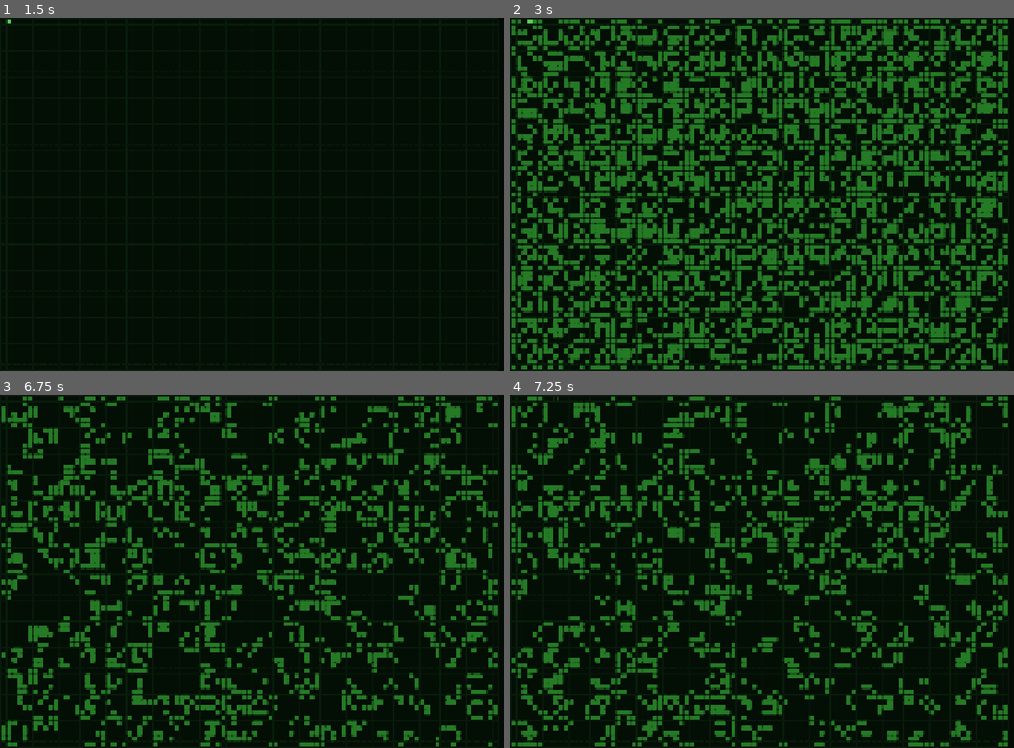
Above: before the commit, frames 1-4 (two rows, left to right).
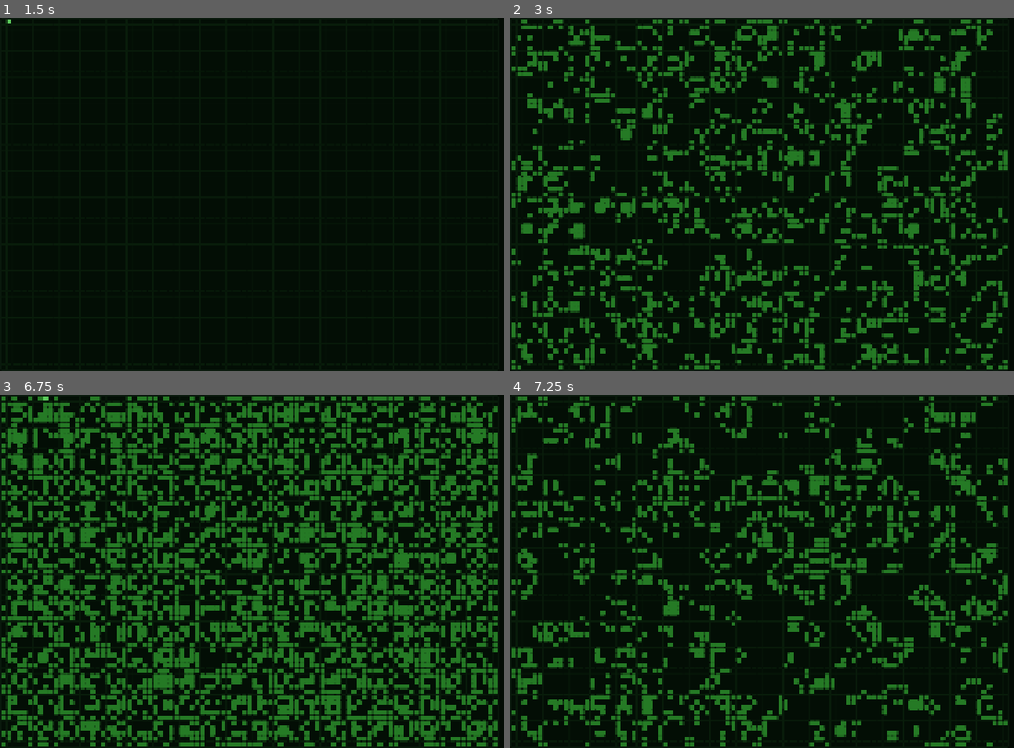
Above: after the commit, the same moments.

Repository: MrKligson/game-of-life
Game: Godot game, scene res://game_of_life.tscn
Two runs of this game, one before a commit and one after it. Both use one fixed random seed, a clock stepped at 60 frames per second and the inputs below.
Inputs (mouse positions are in pixels of both pictures, inside the frame that each line leads up to):
- Up to frame 1 (1.5 s): move the mouse to (5, 21) at 0.52 s; hold C (clear) 0.53-1.28 s; click (5, 21) at 0.67 s; tap Space (toggle_edit_mode) at 0.8, 1.35 s; tap Enter at 1.25 s; move the mouse to (10, 21) at 1.27 s; click (10, 21) at 1.42 s
- Up to frame 2 (3 s): tap C (clear) at 1.55 s; tap Space (toggle_edit_mode) at 2, 2.3 s; move the mouse to (525, 21) at 2.02 s; hold C (clear) 2.03-2.78 s; click (525, 21) at 2.17 s; tap Enter at 2.75 s; move the mouse to (530, 21) at 2.77 s; tap R (randomise) at 2.85 s; click (530, 21) at 2.92 s
- Up to frame 3 (6.75 s): tap C (clear) at 3.05, 4.35, 5.85 s; tap Space (toggle_edit_mode) at 3.5, 5 s; move the mouse to (25, 398) at 3.52 s; hold Space (toggle_edit_mode) 3.53-4.28 s; click (25, 398) at 3.67 s; tap Enter at 4.25 s; move the mouse to (30, 398) at 4.27 s; click (30, 398) at 4.42 s; move the mouse to (35, 398) at 5.02 s; hold Space (toggle_edit_mode) 5.03-5.78 s; click (35, 398) at 5.17 s; move the mouse to (40, 398) at 5.77 s; click (40, 398) at 5.92 s; move the mouse to (45, 398) at 6.52 s; hold R (randomise) from 6.53 s (still down); click (45, 398) at 6.67 s
- Up to frame 4 (7.25 s): keep holding R (randomise); tap Space (toggle_edit_mode) at 6.8 s

Frame 1 is identical in both runs. In frame 2, 46% of the frame differs, in the area x 0-99%, y 0-100%; in frame 3, 45%; in frame 4, 25%.

Commit message:
Clear now only toggles edit mode if its not in edit mode

Diff:
--- a/game_of_life.gd
+++ b/game_of_life.gd
@@ -35,7 +35,8 @@
 		State.toggle_edit_mode()
 	elif event.is_action_pressed("clear"):
 		grid.clear()
-		State.toggle_edit_mode()
+		if not State.edit_mode:
+			State.toggle_edit_mode()
 	elif event.is_action_pressed("randomise"):
 		grid.randomise()
 	elif event.is_action_pressed("quit"):
